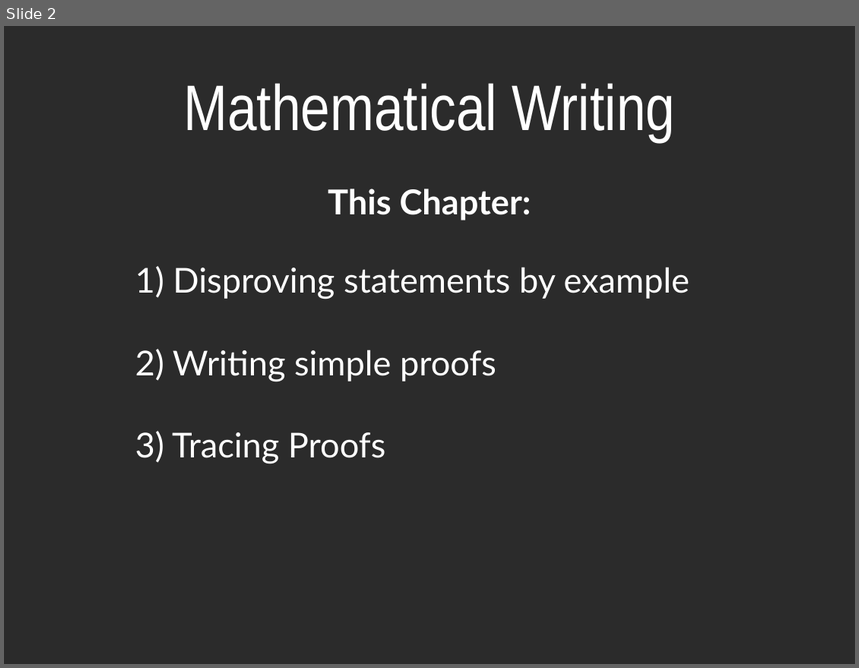
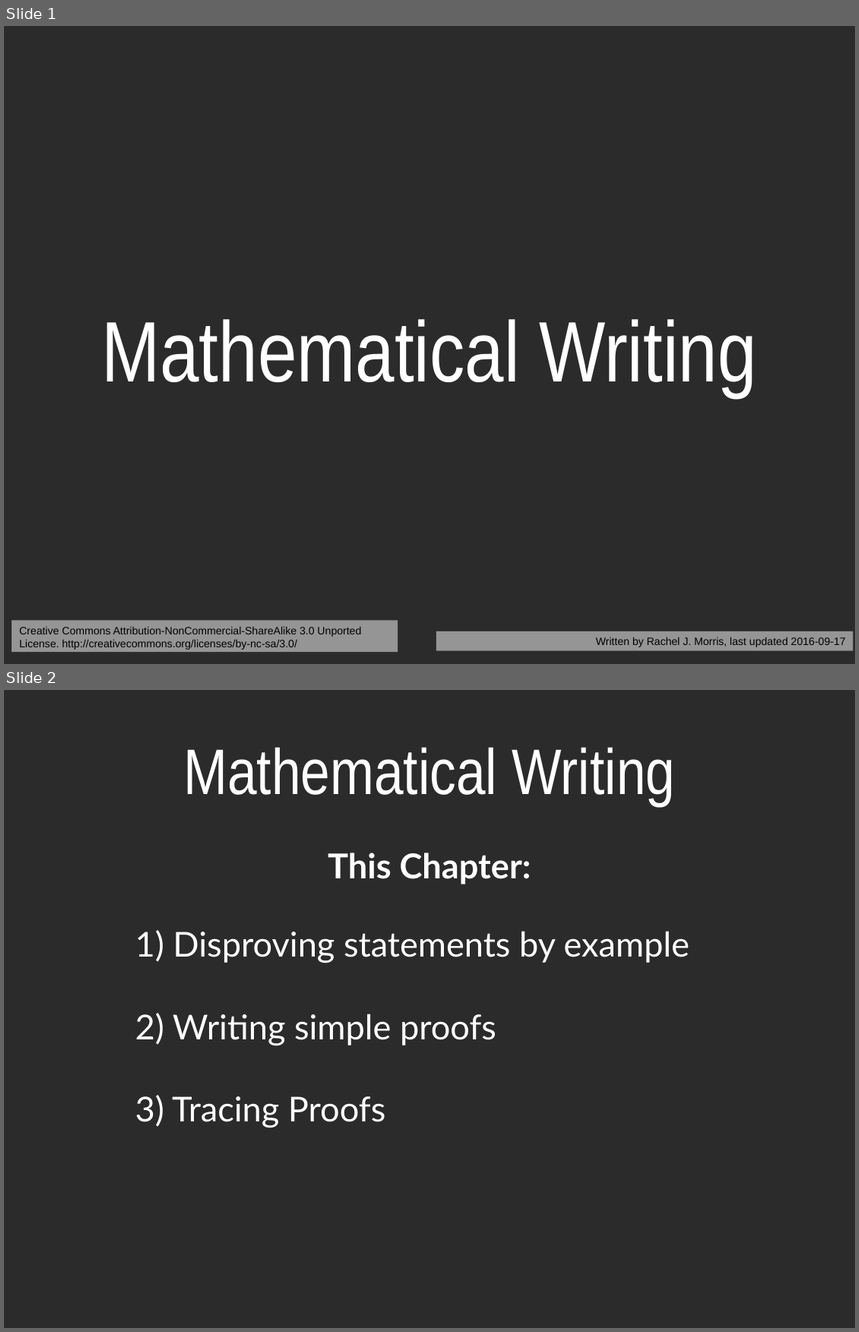
Before and after one commit to nguyenchithien/CS210-Discrete-Structures, a slide deck: Lectures/Lecture Slides 2.1.odp. Shown one above the other, each under a label of ours: slide 2 before the commit, slides 1 and 2 after it. The pictures are 859x668 and 859x1332 pixels, drawn with LibreOffice and Linux fonts; fonts in the diff are those of the drawing; background and template pictures are left out; a plain dark background stands for a picture behind light text. Boxes give left, top, right and bottom in pixels: in the first picture for what was removed or moved away, otherwise in the second. Text is boxed around its words. In the diff, an @@ line names an element or a change of style, - is before the commit and + after.

Commit message:
Slide fix

```diff
--- a/Lectures/Lecture Slides 2.1.odp
+++ b/Lectures/Lecture Slides 2.1.odp
@@ slide 1 added at box(4, 26, 855, 664), background picture (left out) @@
@@ title added at box(101, 319, 756, 398), 80 pt, text #FFFFFF @@
+Mathematical Writing
@@ rectangle added at box(12, 621, 398, 652), fill #FFFFFF at 50% opacity, 10 pt, text #000000 @@
+Creative Commons Attribution-NonCommercial-ShareAlike 3.0 Unported License. http://creativecommons.org/licenses/by-nc-sa/3.0/
@@ rectangle added at box(436, 632, 854, 651), fill #FFFFFF at 50% opacity, 10 pt, text #000000 @@
+Written by Rachel J. Morris, last updated 2016-09-17
```
Also in this commit, not shown: 1 slide removed, 3 other files.
